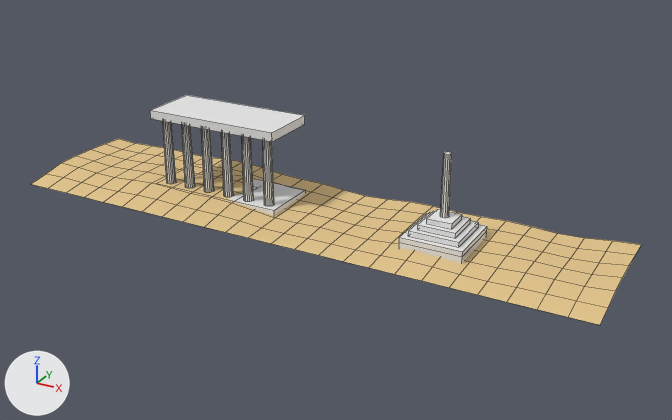
Before and after pictures for a commit that changed the FBX model Assets/Integrante4/Art/Egipto/egipto_bg_mid.fbx.
The view is the same before and after, from a camera (50 mm lens) standing at (42.2, -64.4, 37.0) and looking at (2.9, 7.0, 1.3). Arrows for +X, +Y and +Z are at lower left; the lights stay in place. The older version comes first. Mesh edges are drawn as thin lines. Where no turn or scale is listed for an object, it has been applied to the vertices. Vertices at exactly the same position are counted once.

Objects in the first picture: 'egipto_bg_mid'.
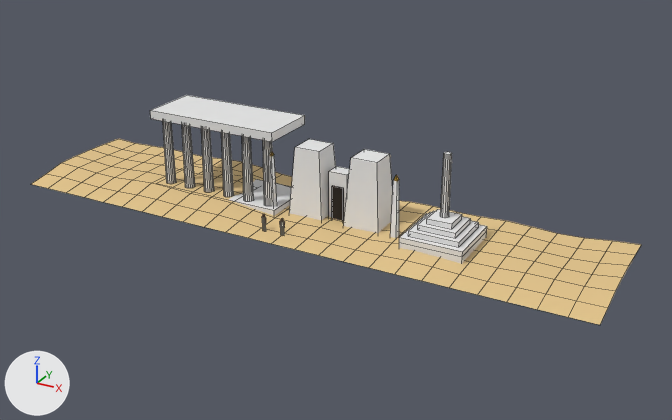
Pixel boxes [x1, y1, x2, y2] of what changed, in the pictures (672 x 420 px):
part 1 of me_egipto_bg_mid, added
    after: [329, 166, 350, 217]
part 2 of me_egipto_bg_mid, added
    after: [332, 186, 344, 221]
part 3 of me_egipto_bg_mid, added
    after: [262, 139, 399, 238]

The change in detail:
Material 'egipto_bg_dark' (mat_egipto_bg_dark) is new.
Its base color is (0.0127, 0.00775, 0.0037) (black #1e150c).
Its roughness is 0.85.
Material 'egipto_bg_gold' (mat_egipto_bg_gold) is new.
Its base color is (0.701, 0.394, 0.0231) (yellow #daa82a).
Its roughness is 0.85.
Material 'egipto_bg_cloth' (mat_egipto_bg_cloth) is new.
Its base color is (0.891, 0.859, 0.767) (white #f2eee3).
Its roughness is 0.85.
Material 'egipto_bg_skin' (mat_egipto_bg_skin) is new.
Its base color is (0.259, 0.0892, 0.0329) (brown #8b5433).
Its roughness is 0.85.
me_egipto_bg_mid is used by ob_egipto_bg_mid; location (0.0, 0.0, 0.0).
me_egipto_bg_mid had 443 vertices, 307 faces and spanned x -30.0..30.0, y 0.0..14.0, z 0.0..9.0.
me_egipto_bg_mid now has 629 vertices, 443 faces and spans x -30.0..30.0, y 0.0..14.0, z 0.0..9.0.
me_egipto_bg_mid part 1: a new loose piece, a box spanning x 2.0..4.0, y 7.2..8.8, z 0.0..5.0, in mat_egipto_bg_trim (white #e7e7e7).
me_egipto_bg_mid part 2: a new loose piece, a box spanning x 2.4..3.6, y 7.1..7.3, z 0.0..3.6, in mat_egipto_bg_dark (black #1e150c).
Part 3, on me_egipto_bg_mid:
74 vertices are added at x -3.9..9.9, y 1.9..9.8, z 0.0..7.0.
12 new faces join them, mat_egipto_bg_stone (white #e7e7e7).
12 new faces join them, mat_egipto_bg_trim (white #e7e7e7).
8 new faces join them, mat_egipto_bg_gold (yellow #daa82a).
28 new faces join them, mat_egipto_bg_skin (brown #8b5433).
Other edits to the shape of me_egipto_bg_mid do not show in these pictures.
me_egipto_bg_mid gains material mat_egipto_bg_gold (yellow #daa82a).
me_egipto_bg_mid gains material mat_egipto_bg_dark (black #1e150c).
me_egipto_bg_mid gains material mat_egipto_bg_cloth (white #f2eee3).
me_egipto_bg_mid gains material mat_egipto_bg_skin (brown #8b5433).
